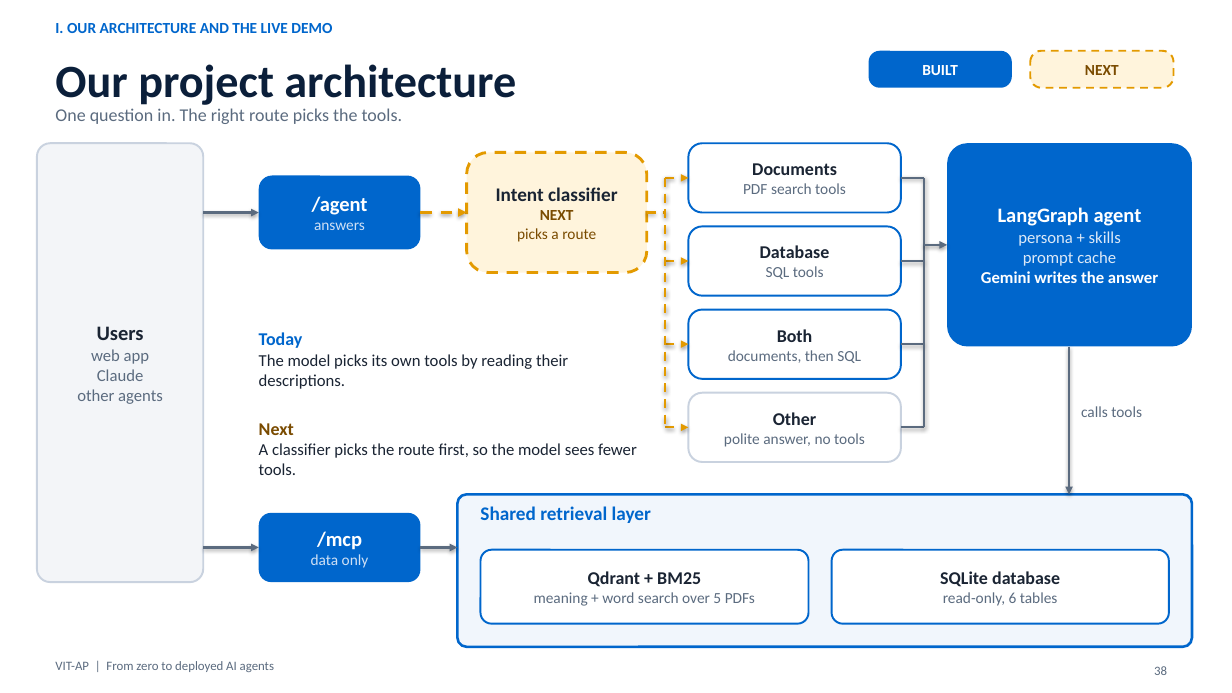
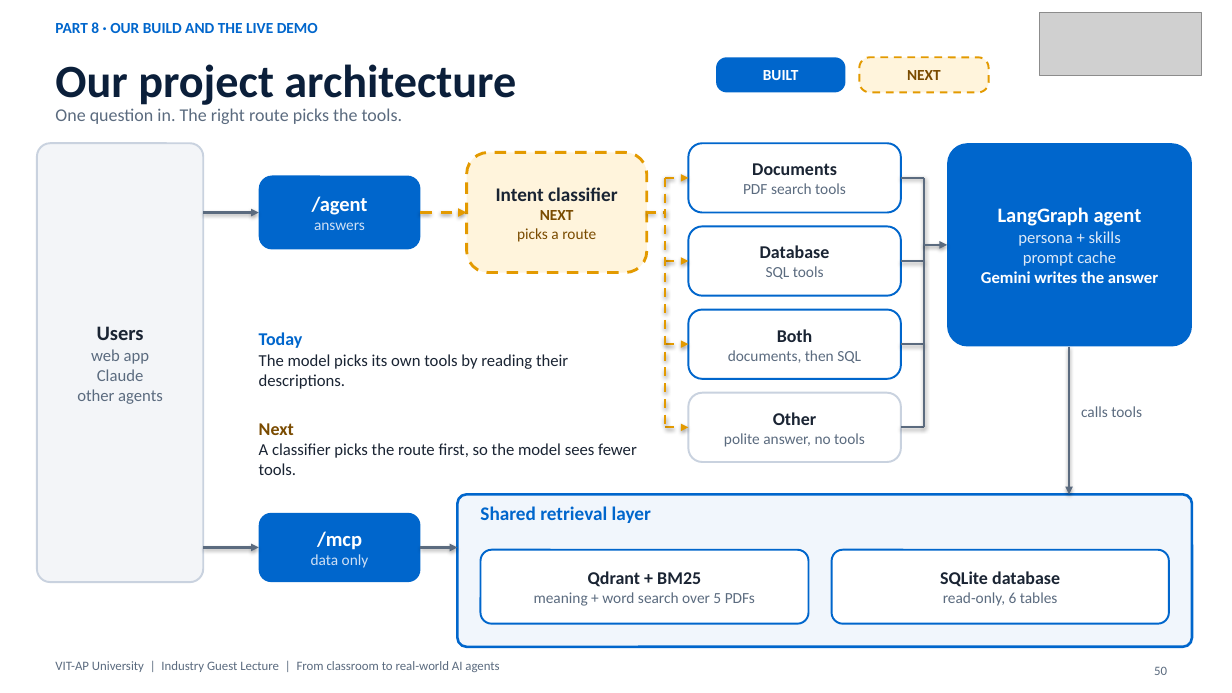
Before and after one commit to nareshroyalc/Demo, a slide deck: slide 50 of deck/VIT-AP_AI_Webinar.pptx (slide 38 before the commit). Drawn at 1232x693 pixels with LibreOffice and Linux fonts; fonts in the diff are those of the drawing; grey boxes stand for pictures. Boxes give left, top, right and bottom in pixels: in the first picture for what was removed or moved away, otherwise in the second. Text is boxed around its words. In the diff, an @@ line names an element or a change of style, - is before the commit and + after.

Commit message:
Deck: VIT-AP intro, agenda, logo, 10 part dividers, two tools slides (65 slides)

```diff
--- a/deck/VIT-AP_AI_Webinar.pptx
+++ b/deck/VIT-AP_AI_Webinar.pptx
@@ text at <box>55,22,318,33</box>: text changed @@
-I. OUR ARCHITECTURE AND THE LIVE DEMO
+PART 8 · OUR BUILD AND THE LIVE DEMO
@@ picture added at <box>1040,13,1202,76</box> @@
@@ rounded rectangle "BUILT": place and size @@
-rounded rectangle "BUILT" at <box>869,51,1012,88</box>
+rounded rectangle "BUILT" at <box>716,57,846,92</box>
@@ rounded rectangle "NEXT": place and size @@
-rounded rectangle "NEXT" at <box>1031,51,1174,88</box>
+rounded rectangle "NEXT" at <box>860,57,989,92</box>
@@ text at <box>55,661,499,672</box>: text changed @@
-VIT-AP | From zero to deployed AI agents
+VIT-AP University | Industry Guest Lecture | From classroom to real-world AI agents
@@ page number at <box>1154,666,1167,675</box>: text changed @@
-38
+50
```
Also in this commit, not shown: 49 other slides changed, 14 slides added, 6 other files.
